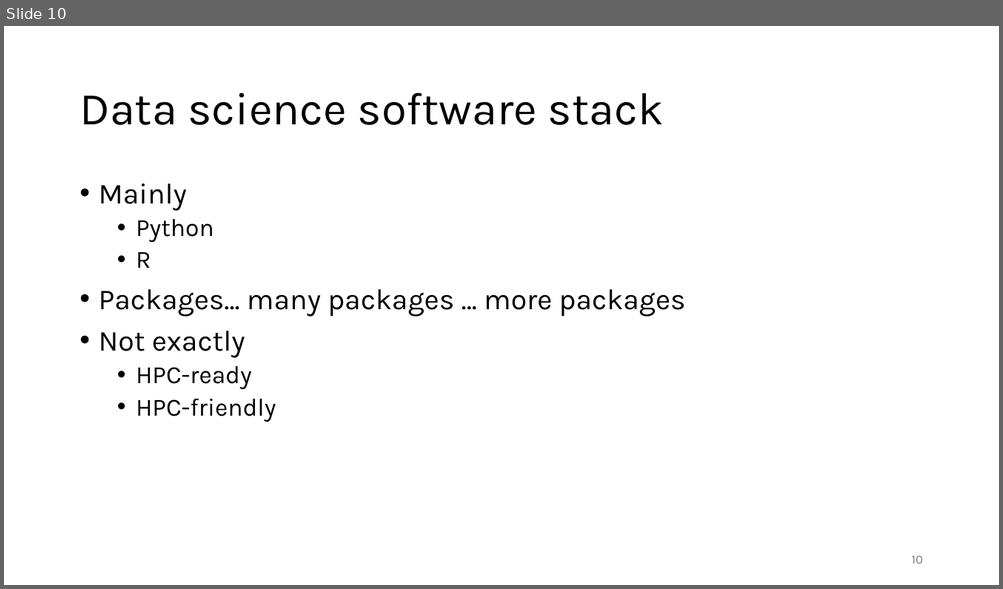
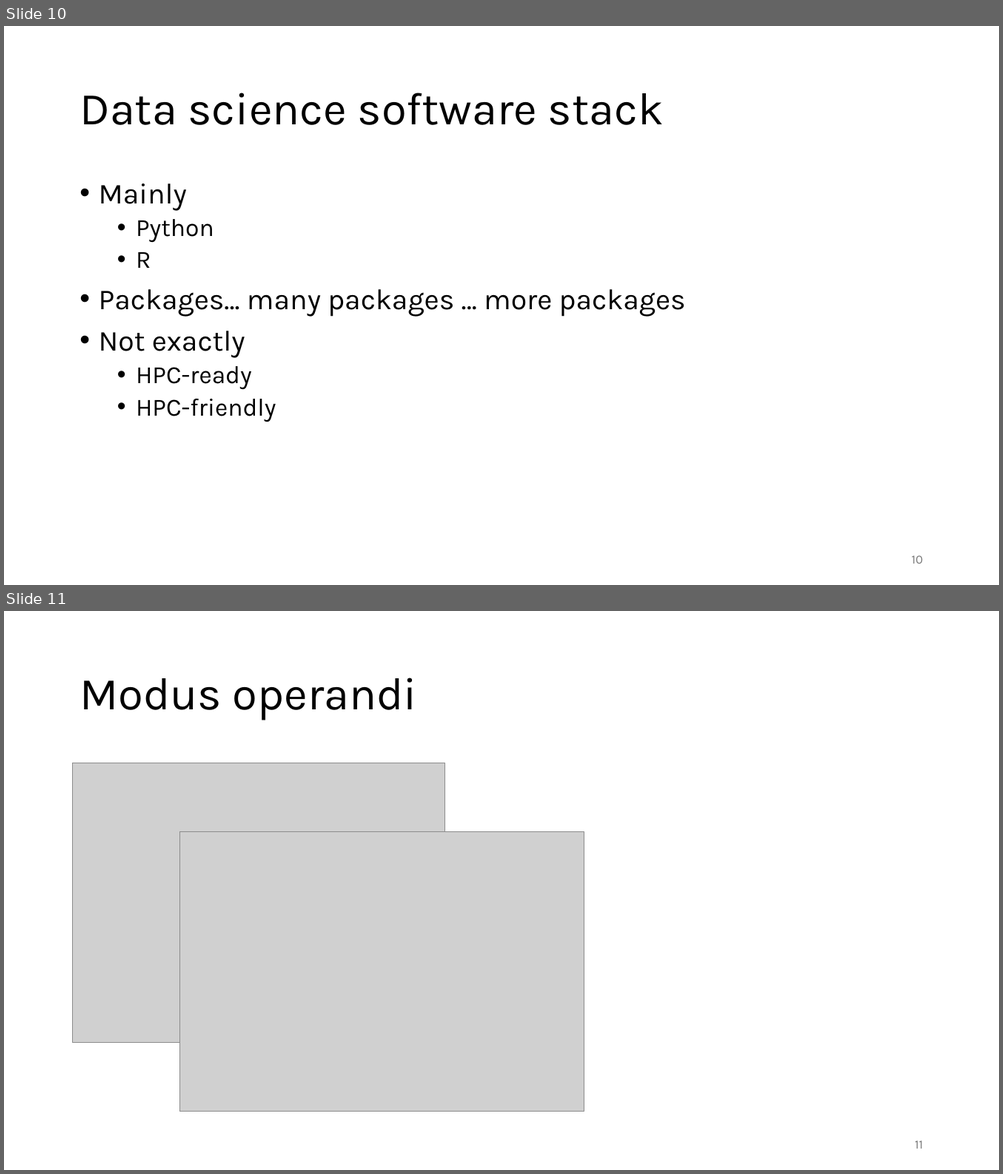
Before and after one commit to gjbex/Best-practices-for-data-science-on-HPC, a slide deck: best_practices_for_data_science_on_hpc.pptx. Shown one above the other, each under a label of ours: slide 10 before the commit, slides 10 and 11 after it. The pictures are 1003x589 and 1003x1174 pixels, drawn with LibreOffice and Linux fonts; fonts in the diff are those of the drawing; grey boxes stand for pictures. Boxes give left, top, right and bottom in pixels: in the first picture for what was removed or moved away, otherwise in the second. Text is boxed around its words. In the diff, an @@ line names an element or a change of style, - is before the commit and + after.

```diff
--- a/best_practices_for_data_science_on_hpc.pptx
+++ b/best_practices_for_data_science_on_hpc.pptx
@@ slide 11 added at [4,611,999,1170], background #FFFFFF @@
@@ title added at [79,678,417,721], 44 pt, text #000000 @@
+Modus operandi
@@ picture added at [73,763,445,1043] @@
@@ picture added at [179,832,583,1112] @@
@@ page number added at [914,1141,922,1149], 12 pt, text #797979 @@
+11
```
Also in this commit, not shown: 1 slide changed.
